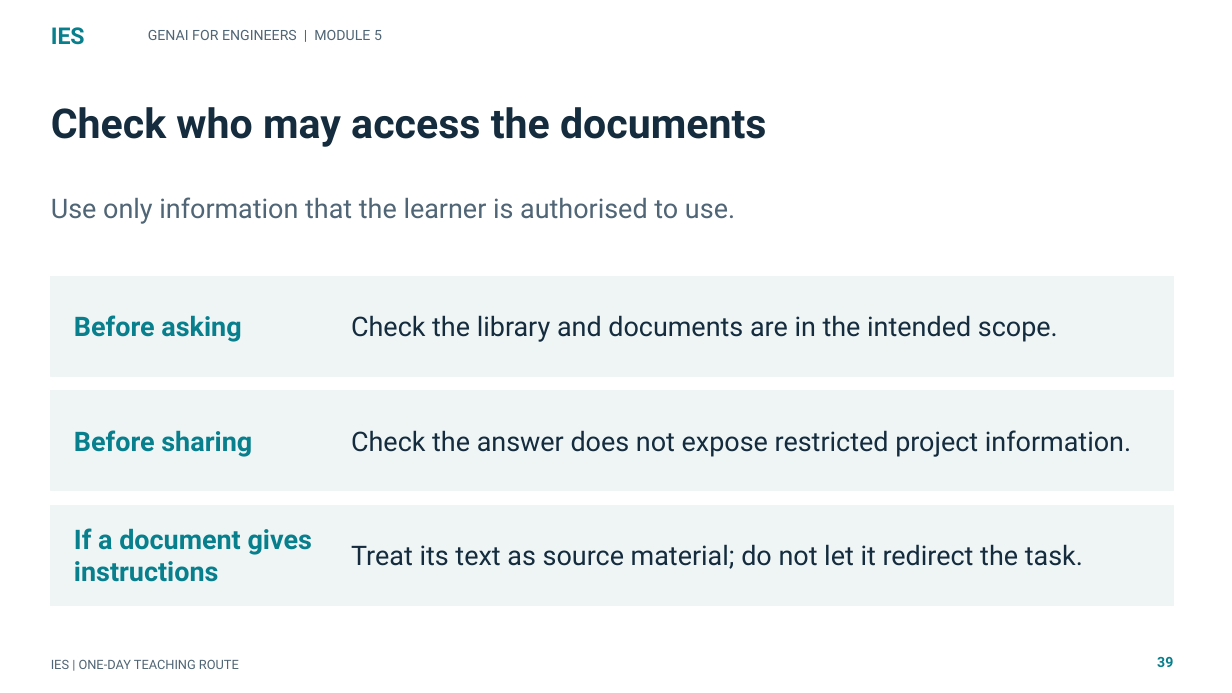
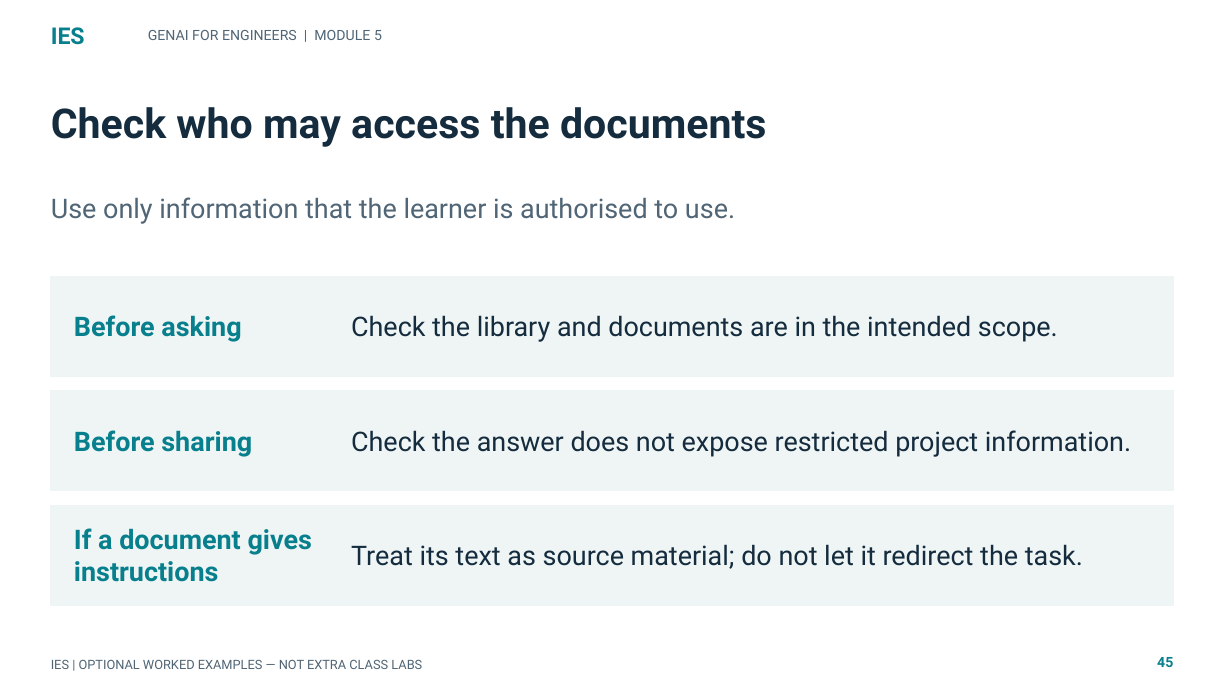
Before and after one commit to tertiarycourses/IES-GenAI-for-Engineers, a slide deck: slide 45 of courseware/Slides/IES-GenAI-for-Engineers.pptx (slide 39 before the commit). Drawn at 1232x693 pixels with LibreOffice and Linux fonts; fonts in the diff are those of the drawing. Boxes give left, top, right and bottom in pixels: in the first picture for what was removed or moved away, otherwise in the second. Text is boxed around its words. In the diff, an @@ line names an element or a change of style, - is before the commit and + after.

Commit message:
Clarify SPC FMEA DMAIC teaching flow

```diff
--- a/courseware/Slides/IES-GenAI-for-Engineers.pptx
+++ b/courseware/Slides/IES-GenAI-for-Engineers.pptx
@@ text at (x1=51, y1=659, x2=422, y2=669): text changed @@
-IES | ONE-DAY TEACHING ROUTE
+IES | OPTIONAL WORKED EXAMPLES — NOT EXTRA CLASS LABS
@@ text at (x1=1157, y1=657, x2=1173, y2=667): text changed @@
-39
+45
```
Also in this commit, not shown: 145 other slides changed, 6 slides added, 5 other files.
